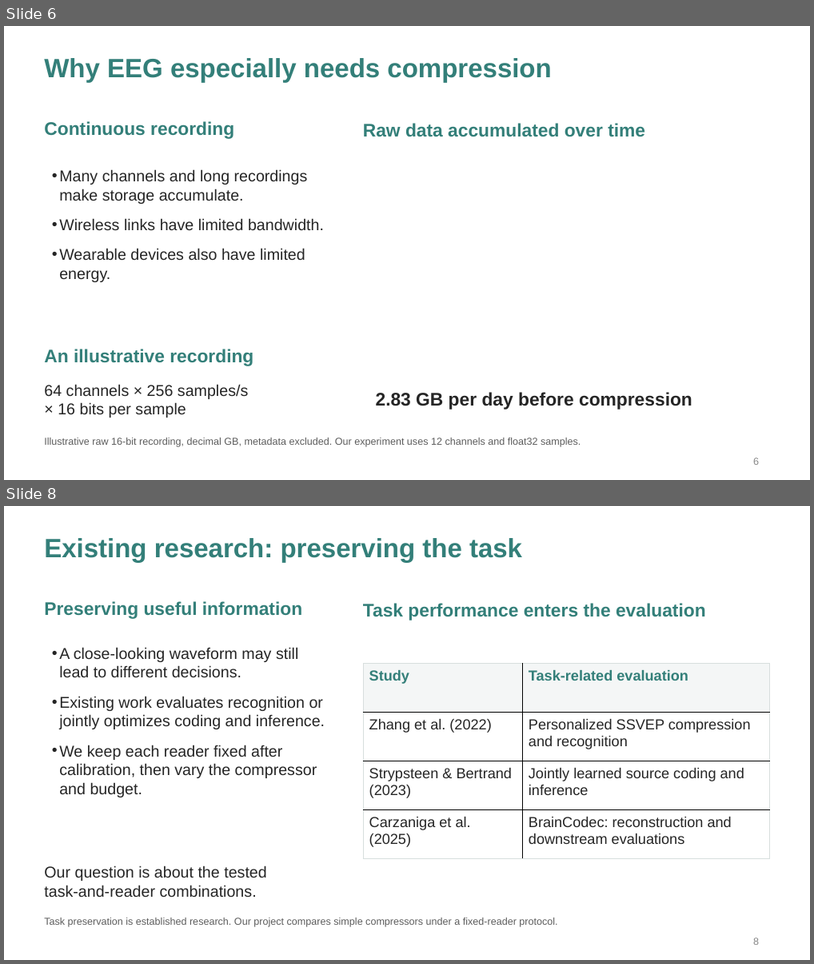
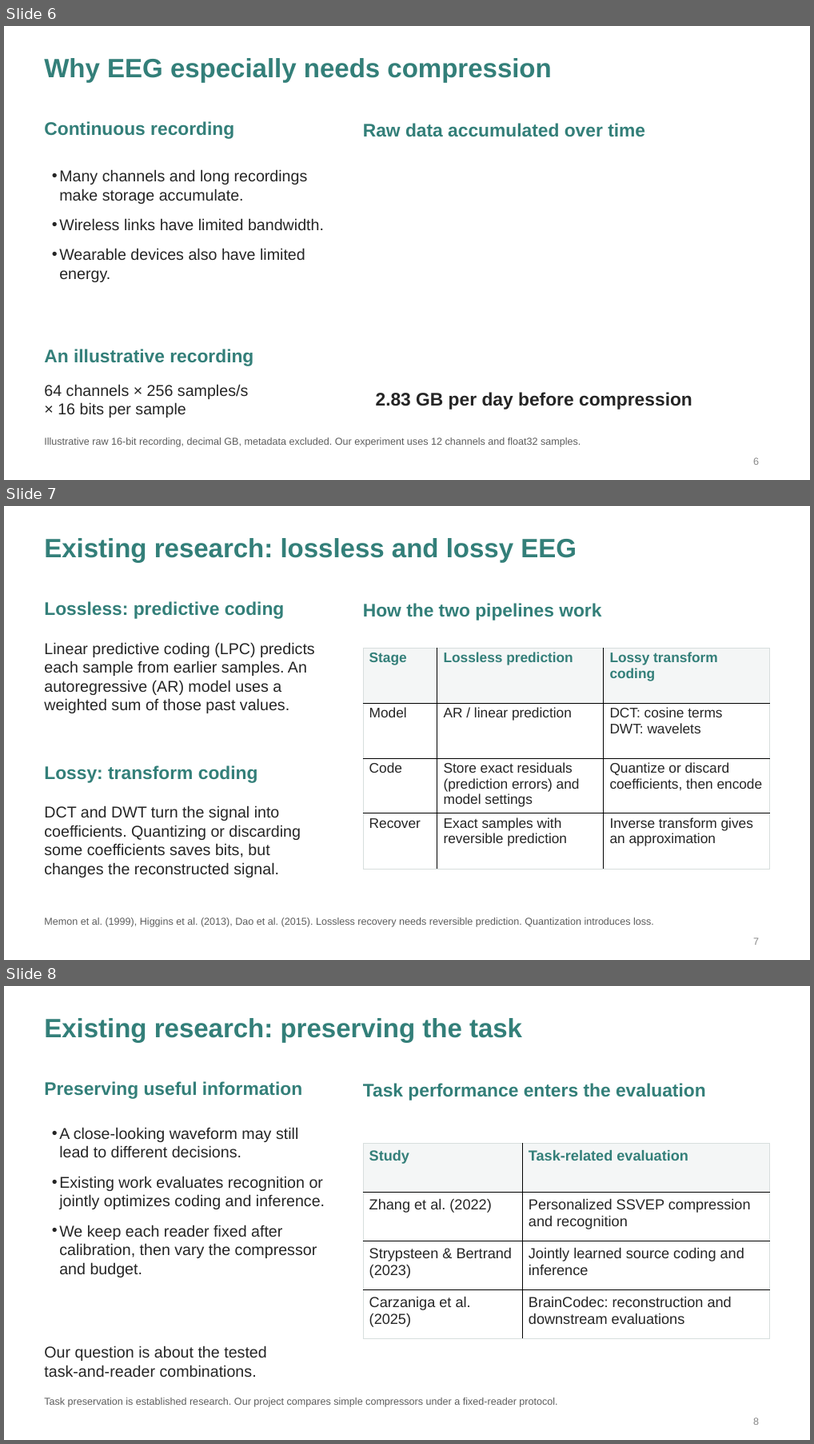
Before and after one commit to Deb044/DataCompression, a slide deck: output/presentation/every-bit-of-the-brain.pptx. Shown one above the other, each under a label of ours: slides 6 and 8 before the commit, slides 6, 7 and 8 after it; the slides between them are not shown. The pictures are 814x964 and 814x1444 pixels, drawn with LibreOffice and Linux fonts; fonts in the diff are those of the drawing. Boxes give left, top, right and bottom in pixels: in the first picture for what was removed or moved away, otherwise in the second. Text is boxed around its words. In the diff, an @@ line names an element or a change of style, - is before the commit and + after.

Commit message:
slides: explain predictive coding and simplify presentation text

```diff
--- a/output/presentation/every-bit-of-the-brain.pptx
+++ b/output/presentation/every-bit-of-the-brain.pptx
@@ slide 7 added at bbox=[4, 506, 810, 960], background #FFFFFF @@
@@ text added at bbox=[44, 538, 577, 563], 31.5 pt, text #337F79, bold @@
+Existing research: lossless and lossy EEG
@@ text added at bbox=[44, 601, 285, 619], 21.8 pt, text #337F79, bold @@
+Lossless: predictive coding
@@ text added at bbox=[363, 603, 602, 620], 21.8 pt, text #337F79, bold @@
+How the two pipelines work
@@ text added at bbox=[44, 642, 315, 713], 18.8 pt, text #252525 @@
+Linear predictive coding (LPC) predicts each sample from earlier samples. An autoregressive (AR) model uses a weighted sum of those past values.
@@ table added at bbox=[363, 648, 770, 868], 4 rows, 3 columns @@
+Stage | Lossless prediction | Lossy transform coding
+Model | AR / linear prediction | DCT: cosine terms / DWT: wavelets
+Code | Store exact residuals / (prediction errors) and / model settings | Quantize or discard coefficients, then encode
+Recover | Exact samples with reversible prediction | Inverse transform gives an approximation
@@ text added at bbox=[44, 765, 258, 783], 21.8 pt, text #337F79, bold @@
+Lossy: transform coding
@@ text added at bbox=[44, 805, 301, 877], 18.8 pt, text #252525 @@
+DCT and DWT turn the signal into coefficients. Quantizing or discarding some coefficients saves bits, but changes the reconstructed signal.
@@ text added at bbox=[44, 917, 654, 927], 12 pt, text #5D5D5D @@
+Memon et al. (1999), Higgins et al. (2013), Dao et al. (2015). Lossless recovery needs reversible prediction. Quantization introduces loss.
@@ text added at bbox=[754, 937, 759, 944], 12 pt, text #888888 @@
+7
```
Also in this commit, not shown: 7 slides changed, 1 slide removed, 4 other files.
